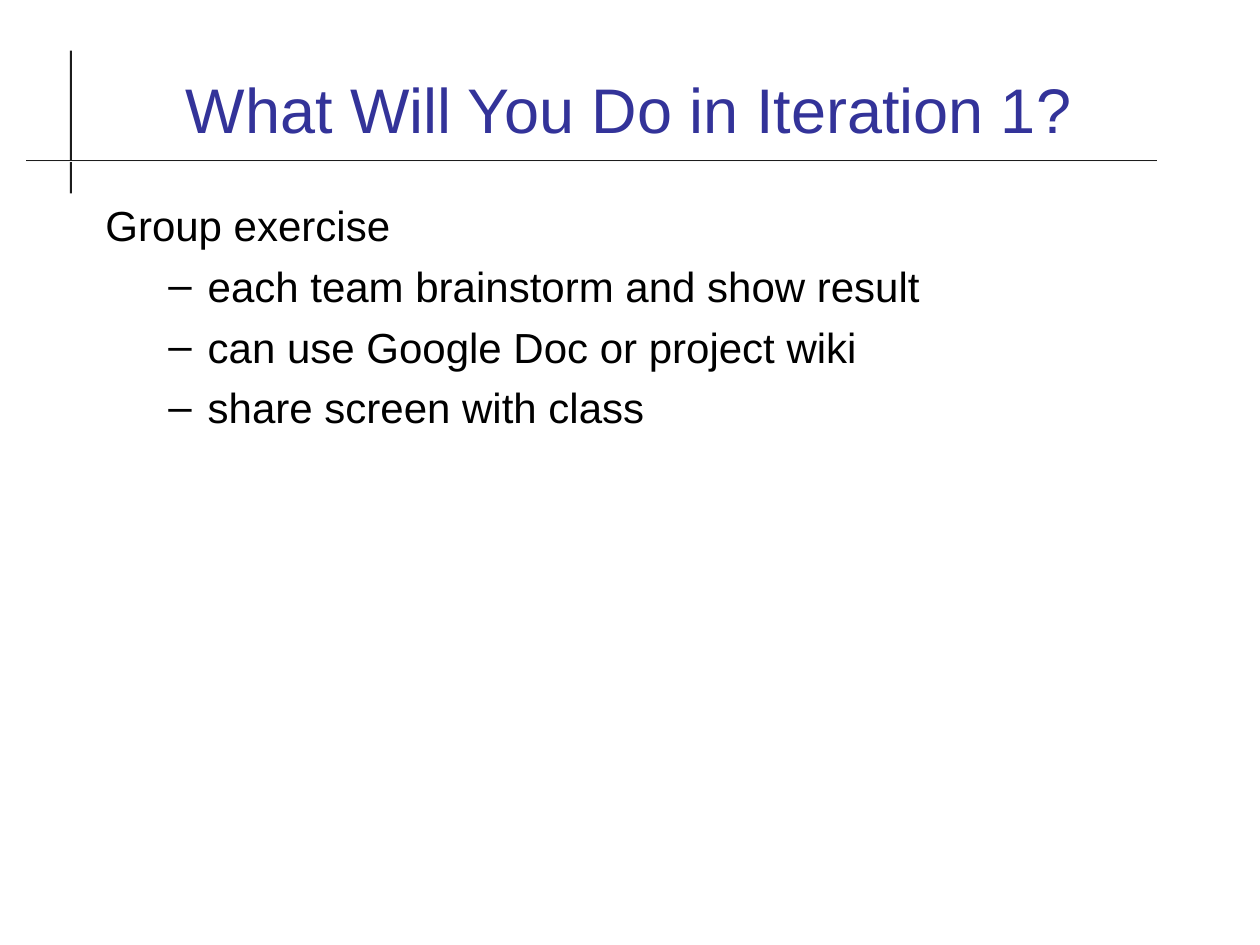
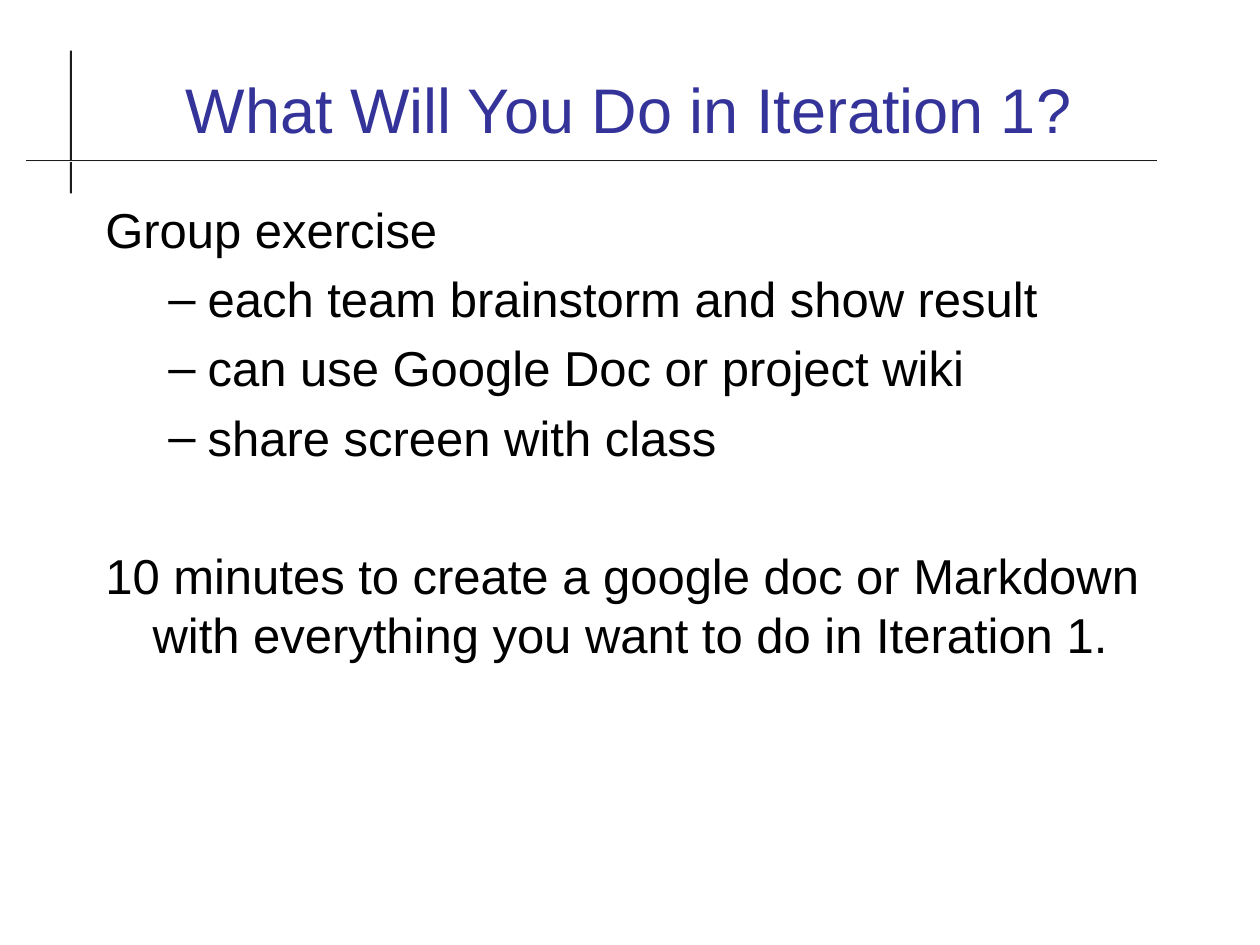
Before and after one commit to cpske/ISP, a slide deck: slide 10 of software-process/Team-Project.odp. Drawn at 1260x945 pixels with LibreOffice and Linux fonts; fonts in the diff are those of the drawing. Boxes give left, top, right and bottom in pixels: in the first picture for what was removed or moved away, otherwise in the second. Text is boxed around its words. In the diff, an @@ line names an element or a change of style, - is before the commit and + after.

```diff
--- a/software-process/Team-Project.odp
+++ b/software-process/Team-Project.odp
@@ text at <box>105,212,1038,457</box>: size 24 to 28 pt in "Group exercise", "each team brainstorm and show result", "can use Google Doc or project wiki", "share screen with class" @@
@@ text at <box>105,558,1139,663</box>: paragraph added @@
+10 minutes to create a google doc or Markdown with everything you want to do in Iteration 1.
```
Also in this commit, not shown: 2 other slides changed, 9 slides added, 1 slide removed, 5 other files.
